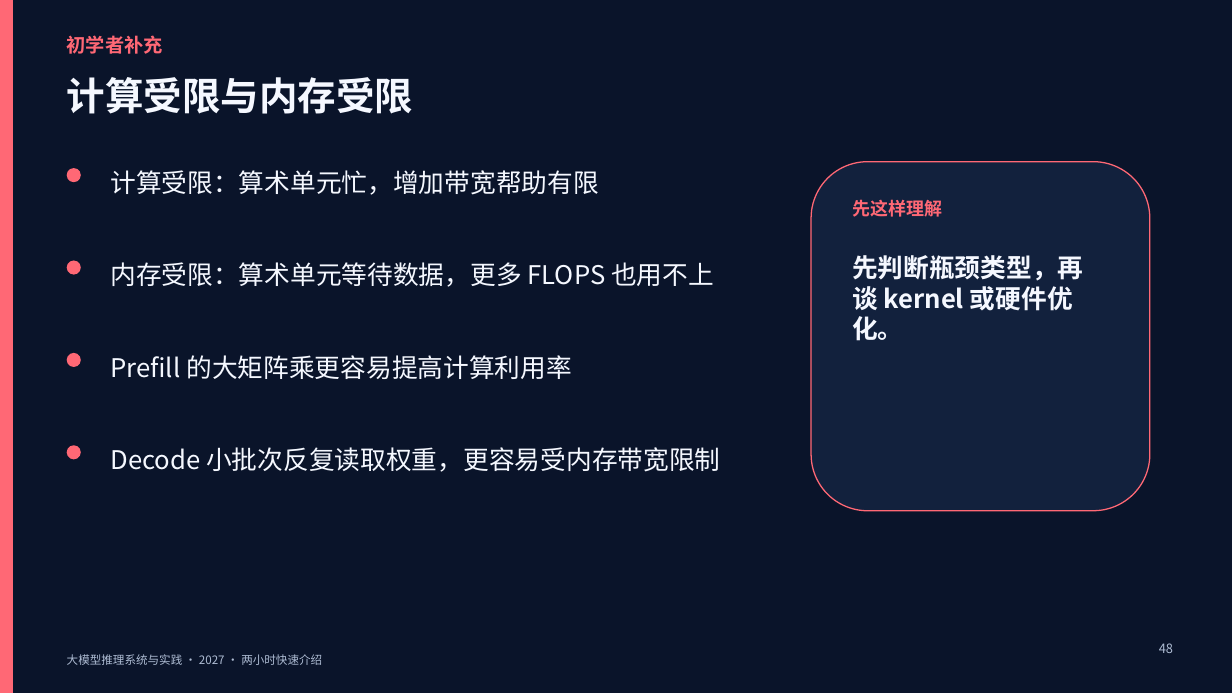
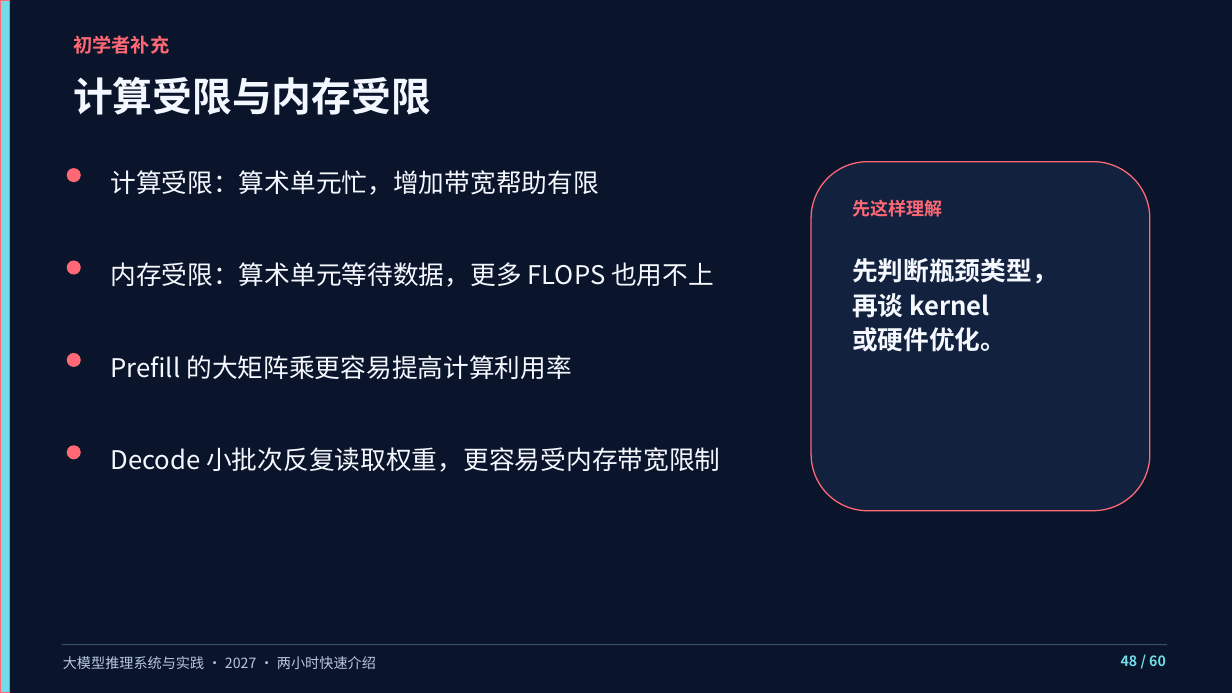
Before and after one commit to vLLM-HUST/intro-to-llm-inference-engines, a slide deck: slide 48 of build/slides/2027/course-overview/LLM推理系统_两小时快速介绍.pptx. Drawn at 1232x693 pixels with LibreOffice and Linux fonts; fonts in the diff are those of the drawing. Boxes give left, top, right and bottom in pixels: in the first picture for what was removed or moved away, otherwise in the second. Text is boxed around its words. In the diff, an @@ line names an element or a change of style, - is before the commit and + after.

Commit message:
Refine the projection layout across all ten course decks

```diff
--- a/build/slides/2027/course-overview/LLM推理系统_两小时快速介绍.pptx
+++ b/build/slides/2027/course-overview/LLM推理系统_两小时快速介绍.pptx
@@ rectangle resized from (x1=0, y1=0, x2=13, y2=693) to (x1=0, y1=0, x2=9, y2=693) @@
@@ rectangle at (x1=0, y1=0, x2=9, y2=693): fill #FF6875 to #72DDE9 @@
@@ text "初学者补充" moved from (x1=67, y1=35, x2=163, y2=54) to (x1=73, y1=35, x2=169, y2=54) @@
@@ text "计算受限与内存受限" at (x1=73, y1=77, x2=431, y2=115): size 30 to 31 pt, text colour #F5F8FF to #F3F7FF @@
@@ text at (x1=852, y1=258, x2=1058, y2=352): text changed @@
-先判断瓶颈类型，再谈 kernel 或硬件优化。
+先判断瓶颈类型，
+再谈 kernel
+或硬件优化。
@@ rectangle added at (x1=62, y1=644, x2=1167, y2=645), fill #36506B @@
@@ text "大模型推理系统与实践 · 2027 · 两小时快速介绍" at (x1=63, y1=656, x2=376, y2=669): size 9 to 11 pt, text colour #AEBCD3 to #B8C9E0; line spacing 1 to 1.1 @@
@@ rectangle removed at (x1=1119, y1=637, x2=1183, y2=670) @@
@@ text at (x1=1121, y1=655, x2=1166, y2=666): text changed; size 10 to 11 pt; text colour #AEBCD3 to #72DDE9; bold on @@
-48
+48 / 60
```
Also in this commit, not shown: 59 other slides changed, 9 other files.
